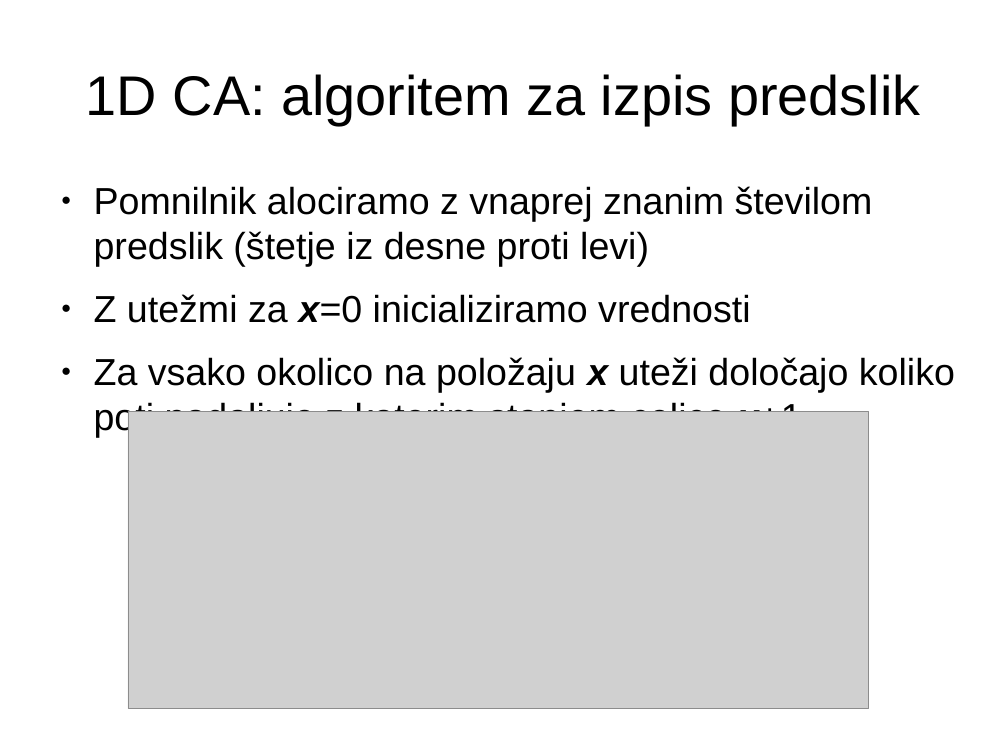
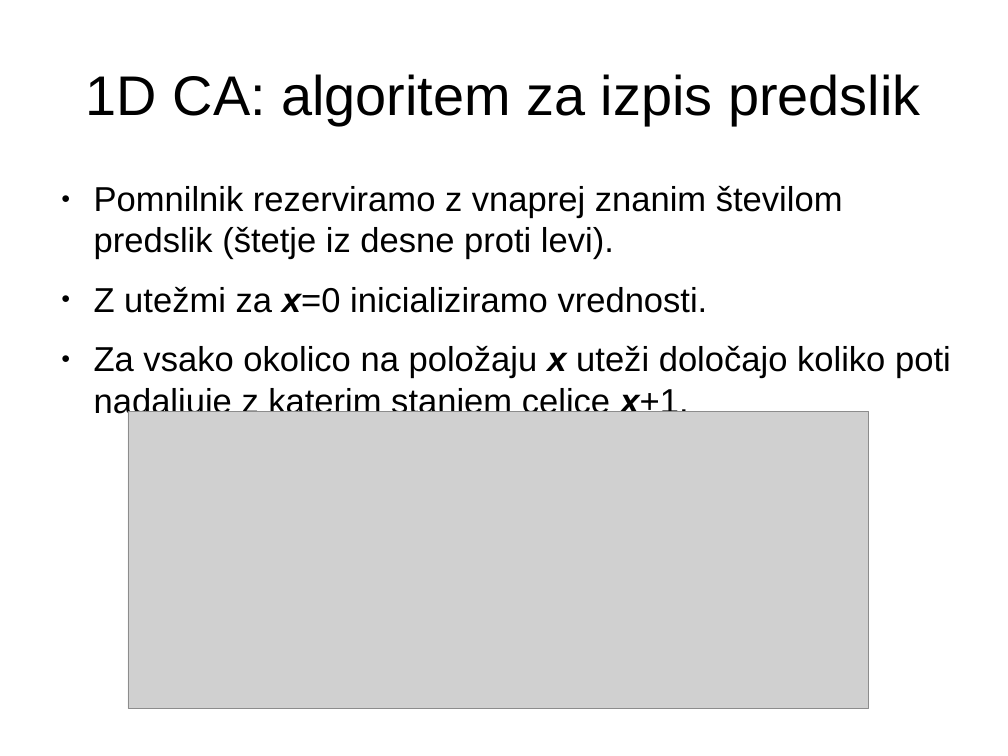
Before and after one commit to jeras/fri-latex-templates, a slide deck: slide 9 of predstavitev/predstavitev.odp. Drawn at 1008x756 pixels with LibreOffice and Linux fonts; fonts in the diff are those of the drawing; grey boxes stand for pictures. Boxes give left, top, right and bottom in pixels: in the first picture for what was removed or moved away, otherwise in the second. Text is boxed around its words. In the diff, an @@ line names an element or a change of style, - is before the commit and + after.

```diff
--- a/predstavitev/predstavitev.odp
+++ b/predstavitev/predstavitev.odp
@@ text at <box>94,185,951,420</box>: text changed; size 29.6 to 27.2 pt @@
-● Pomnilnik alociramo z vnaprej znanim številom predslik (štetje iz desne proti levi)
-● Z utežmi za x=0 inicializiramo vrednosti
-● Za vsako okolico na položaju x uteži določajo koliko poti nadaljuje z katerim stanjem celice x+1
+● Pomnilnik rezerviramo z vnaprej znanim številom predslik (štetje iz desne proti levi).
+● Z utežmi za x=0 inicializiramo vrednosti.
+● Za vsako okolico na položaju x uteži določajo koliko poti nadaljuje z katerim stanjem celice x+1.
```
Also in this commit, not shown: 16 other slides changed, 6 slides added, 6 other files.
